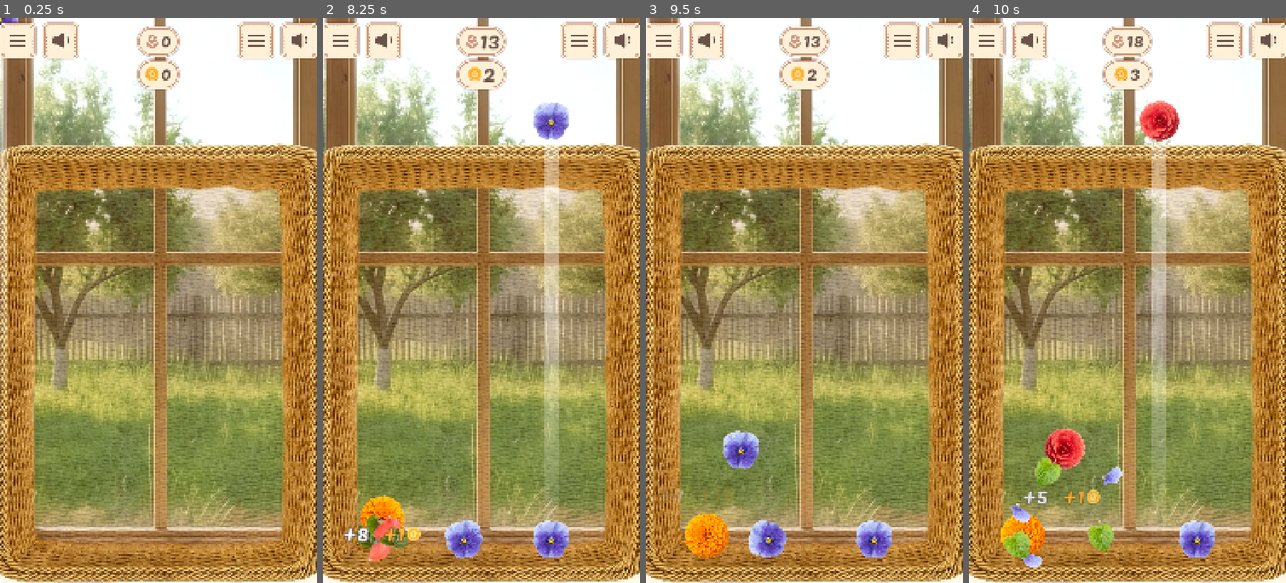
Above: before the commit, frames 1-4 (left to right).
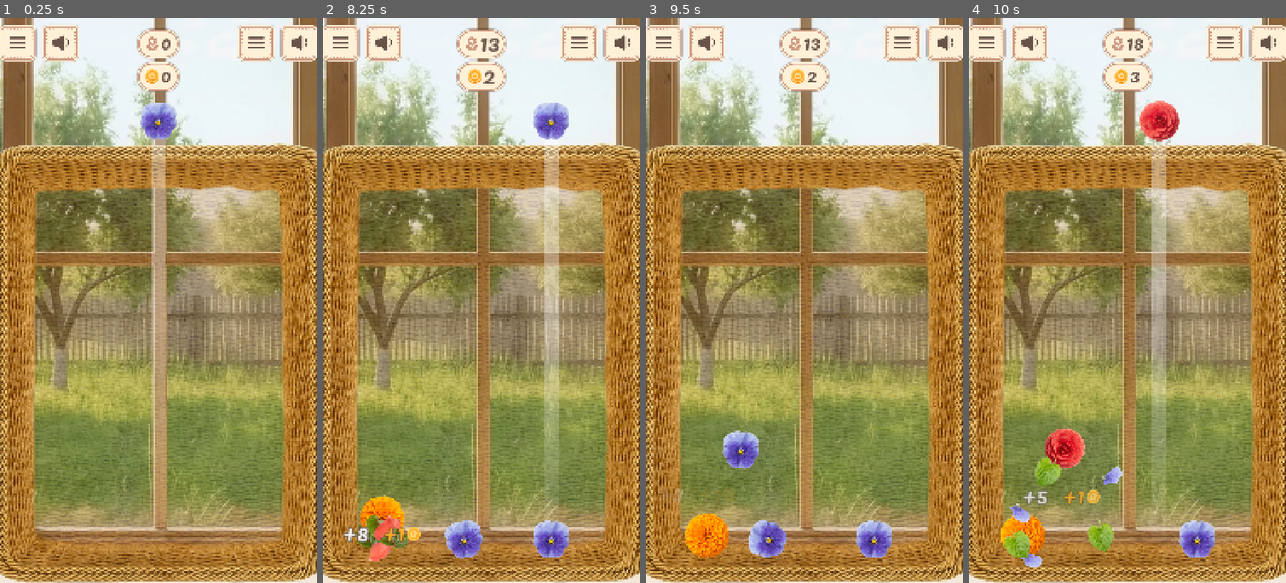
Above: after the commit, the same moments.

Repository: justkuzan/SuikaGame
Game: Godot game, scene res://Core/Level/Level.tscn
Same seed, same stepped clock (60 frames per second), same inputs: the game is played once before the commit and once after it.
Inputs (mouse positions are in pixels of both pictures, inside the frame that each line leads up to):
- Up to frame 1 (0.25 s): no input
- Up to frame 2 (8.25 s): tap Enter at 0.5, 4.25 s; move the mouse to (551, 272) at 0.52 s; press the mouse at (551, 272) at 0.53 s; release the mouse at (551, 272) at 1.25 s; click (383, 40) at 1.27 s; click (342, 40) at 2.02 s; tap Space at 2.75, 5.75 s; move the mouse to (418, 328) at 2.77 s; click (418, 328) at 2.85 s; move the mouse to (513, 176) at 3.52 s; press the mouse at (513, 176) at 3.53 s; move the mouse to (465, 413) at 4.27 s; release the mouse at (465, 413) at 4.28 s; click (465, 413) at 4.35 s; move the mouse to (576, 385) at 5.02 s; press the mouse at (576, 385) at 5.03 s; move the mouse to (386, 215) at 5.77 s; release the mouse at (386, 215) at 5.78 s; click (386, 215) at 5.85 s; move the mouse to (497, 300) at 6.52 s; press the mouse at (497, 300) at 6.53 s; move the mouse to (433, 159) at 7.27 s; release the mouse at (433, 159) at 7.28 s; click (433, 159) at 7.35 s; move the mouse to (551, 272) at 8.02 s; press the mouse at (551, 272) at 8.03 s
- Up to frame 3 (9.5 s): move the mouse to (741, 328) at 8.77 s; release the mouse at (741, 328) at 8.78 s; click (741, 328) at 8.85 s
- Up to frame 4 (10 s): move the mouse to (1159, 176) at 9.52 s; press the mouse at (1159, 176) at 9.53 s

The runs differ from the first frame. In frame 1, 6.4% of the frame differs, in the area x 0-100%, y 0-86%; in frame 2, 2.0%; in frame 3, 2.0%; in frame 4, 2.0%.

Commit message:
Add flower collision sounds and optimize physics triggers
Added physical collision sound (collide) when flowers of different levels hit each other.

Implemented has_collided flag in Flower class to prevent "machine gun" sound effects from a single object.

Integrated velocity threshold in MergeManager to trigger sounds only on significant impacts.

Cleaned up AudioManager logic to handle one-shot sound effects more efficiently.

Diff:
--- a/Core/Level/Level.tscn
+++ b/Core/Level/Level.tscn
@@ -1,14 +1,16 @@
 [gd_scene format=3 uid="uid://d2682g4r85urc"]
 
 [ext_resource type="Script" uid="uid://fp4uuqcr4ycj" path="res://Core/Level/Level.gd" id="1_5iy7f"]
-[ext_resource type="Texture2D" uid="uid://x6g0assjske" path="res://Assets/Sprites/Backgrounds/photo_2026-03-09_12-14-57.jpg" id="3_6o4ui"]
+[ext_resource type="Texture2D" uid="uid://baupwld1duu3w" path="res://Assets/Sprites/Backgrounds/photo_2026-03-09_12-14-57.webp" id="2_bfaga"]
 [ext_resource type="PackedScene" uid="uid://d0rbvn7ybi2sx" path="res://Core/Board/Board.tscn" id="3_sgdpc"]
 [ext_resource type="PackedScene" uid="uid://bgaevyvwgoirs" path="res://Core/Spawner/Spawner.tscn" id="4_xvumq"]
+[ext_resource type="PackedScene" uid="uid://daiia8h0goc0c" path="res://Entities/Flower/Flower.tscn" id="5_uqkfl"]
 [ext_resource type="PackedScene" uid="uid://donyt0ner6305" path="res://Core/WorldEffects/WorldEffects.tscn" id="6_522nl"]
 [ext_resource type="PackedScene" uid="uid://bkjnqum5em45w" path="res://Core/SpawnManager/SpawnManager.tscn" id="7_8t823"]
 [ext_resource type="PackedScene" uid="uid://b5lemwi1ji8b1" path="res://Core/MergeManager/MergeManager.tscn" id="7_13dte"]
 [ext_resource type="PackedScene" uid="uid://wt22gdfc845k" path="res://UI/InGameUI.tscn" id="8_8t823"]
 [ext_resource type="PackedScene" uid="uid://dvk3rdpl0y03s" path="res://Core/MergeEffects/MergeEffects.tscn" id="8_bfaga"]
+[ext_resource type="PackedScene" uid="uid://sbokrpi4fox3" path="res://Core/MergePopUp/MergePopUp.tscn" id="8_wfa2j"]
 [ext_resource type="PackedScene" uid="uid://cs8lsl3mrpaaa" path="res://Core/ScoreManager/ScoreManager.tscn" id="9_4pbvs"]
 [ext_resource type="PackedScene" uid="uid://b3r7vl5nhfrb0" path="res://Core/DebugManager/DebugManager.tscn" id="10_s8yjo"]
 [ext_resource type="Script" uid="uid://tldxv83eax52" path="res://DataClasses/FlowerData.gd" id="11_6o4ui"]
@@ -33,15 +35,19 @@
 [node name="Background" type="Sprite2D" parent="." unique_id=1315821625]
 position = Vector2(589, 915)
 scale = Vector2(3.17, 3.17)
-texture = ExtResource("3_6o4ui")
+texture = ExtResource("2_bfaga")
 
 [node name="Board" parent="." unique_id=219081279 instance=ExtResource("3_sgdpc")]
 
 [node name="Spawner" parent="." unique_id=967311033 node_paths=PackedStringArray("flowers_container", "spawn_controller") instance=ExtResource("4_xvumq")]
+flower_scene = ExtResource("5_uqkfl")
 flowers_container = NodePath("../FlowerContainer")
 spawn_controller = NodePath("../SpawnController")
 
 [node name="MergeHandler" parent="." unique_id=731583569 node_paths=PackedStringArray("flowers_container") instance=ExtResource("7_13dte")]
+flower_scene = ExtResource("5_uqkfl")
+merge_effects_scene = ExtResource("8_bfaga")
+popup_scene = ExtResource("8_wfa2j")
 flowers_container = NodePath("../FlowerContainer")
 
 [node name="FlowerContainer" type="Node2D" parent="." unique_id=1583152697]
--- a/Core/MergeManager/MergeManager.gd
+++ b/Core/MergeManager/MergeManager.gd
@@ -1,19 +1,21 @@
 extends Node2D
 class_name MergeManager
 
-const FLOWER = preload("uid://daiia8h0goc0c")
-const MERGE_EFFECTS = preload("uid://dvk3rdpl0y03s")
-const MERGE_POP_UP = preload("uid://sbokrpi4fox3")
 const SPIN_DIRECTION: Array = [-20.0, 20.0]
 
+@export var flower_scene: PackedScene
+@export var merge_effects_scene: PackedScene
+@export var popup_scene: PackedScene
 @export var flowers_container: Node2D
 
 @onready var pop_up_container: Node2D = %PopUpContainer
 
+var can_play_collide: bool = true
+
 
 func _ready() -> void:
 	SignalBus.flower_collide.connect(on_flower_collide)
-	var warmer = MERGE_EFFECTS.instantiate()
+	var warmer = merge_effects_scene.instantiate()
 	warmer.queue_free()
 
 
@@ -21,20 +23,27 @@
 	if flower_a.is_queued_for_deletion() or flower_b.is_queued_for_deletion():
 		return
 
-	flower_a.queue_free()
-	flower_b.queue_free()
+	if flower_a.flower_data.lvl == flower_b.flower_data.lvl:
+		flower_a.queue_free()
+		flower_b.queue_free()
+		handle_merge_logic.call_deferred(pos, data)
+	else:
+		if not flower_a.has_collided or not flower_b.has_collided:
+			if flower_a.linear_velocity.length() > 100 or flower_b.linear_velocity.length() > 100:
+				AudioManager.play("collide")
 
-	handle_merge_logic.call_deferred(pos, data)
+				flower_a.has_collided = true
+				flower_b.has_collided = true
 
 
 func handle_merge_logic(pos: Vector2, data: FlowerData) -> void:
-	var merge_effects = MERGE_EFFECTS.instantiate() as MergeEffects
+	var merge_effects = merge_effects_scene.instantiate() as MergeEffects
 	add_child(merge_effects)
 	merge_effects.global_position = pos
 
 	if data.next_level != null:
 
-		var new_flower = FLOWER.instantiate() as Flower
+		var new_flower = flower_scene.instantiate() as Flower
 		new_flower.flower_data = data.next_level
 
 		new_flower.global_position = pos
@@ -59,7 +68,7 @@
 
 
 func merge_pop_up_setup(pos, data) -> void:
-	var merge_pop_up = MERGE_POP_UP.instantiate() as MergePopUp
+	var merge_pop_up = popup_scene.instantiate() as MergePopUp
 	pop_up_container.add_child(merge_pop_up)
 	merge_pop_up.global_position = pos
 
--- a/Core/Spawner/Spawner.gd
+++ b/Core/Spawner/Spawner.gd
@@ -1,10 +1,11 @@
 extends Node2D
 class_name Spawner
 
-const FLOWER = preload("uid://daiia8h0goc0c")
+#const FLOWER = preload("uid://daiia8h0goc0c")
 const POS_LIM_MIN: Vector2 = Vector2(110.0, 350.0)
 const POS_LIM_MAX: Vector2 = Vector2(970.0, 350.0)
 
+@export var flower_scene: PackedScene
 @export var flowers_container: Node2D
 @export var spawn_controller: SpawnManager
 
@@ -16,7 +17,7 @@
 
 
 func _ready() -> void:
-	pass
+	update_position()
 
 
 func _input(event: InputEvent) -> void:
@@ -64,7 +65,7 @@
 
 func spawn_flower() -> void:
 	if !flower:
-		var new_flower = FLOWER.instantiate() as Flower
+		var new_flower = flower_scene.instantiate() as Flower
 
 		new_flower.flower_data = next_flower_data
 		new_flower.position = Vector2.ZERO
--- a/Core/WorldEffects/WorldEffects.tscn
+++ b/Core/WorldEffects/WorldEffects.tscn
@@ -19,12 +19,12 @@
 [sub_resource type="Environment" id="Environment_ss586"]
 background_mode = 3
 glow_enabled = true
-glow_intensity = 1.0
+glow_intensity = 1.15
 glow_bloom = 0.15
 adjustment_enabled = true
-adjustment_brightness = 1.05
-adjustment_contrast = 1.05
-adjustment_saturation = 1.05
+adjustment_brightness = 1.01
+adjustment_contrast = 0.975
+adjustment_saturation = 1.15
 
 [node name="WorldEffects" type="CanvasLayer" unique_id=200281979]
 
--- a/Entities/Flower/Flower.gd
+++ b/Entities/Flower/Flower.gd
@@ -7,19 +7,12 @@
 
 @onready var flower_sprite: Sprite2D = $FlowerSprite
 @onready var flower_collision: CollisionShape2D = $FlowerCollision
-@onready var lvl_label: Label = $LvlLabel
+
+var has_collided: bool = false
 
 
 func _ready() -> void:
-	SignalBus.debug_mode_changed.connect(update_label)
 	update_flower()
-
-	var current_level = get_tree().current_scene as Level
-
-	if current_level:
-		update_label(current_level.is_debug_enabled)
-	else:
-		update_label(false)
 
 
 func update_flower() -> void:
@@ -38,15 +31,11 @@
 		mass = flower_data.mass
 
 
-func update_label(mode: bool) -> void:
-	if flower_data:
-		lvl_label.text = "%d" % flower_data.lvl
-
-	lvl_label.visible = mode
-
-
 func _on_body_entered(body: Node) -> void:
 	if body is Flower:
 		if flower_data == body.flower_data:
 			if get_instance_id() > body.get_instance_id():
 				SignalBus.flower_collide.emit(self.global_position, self.flower_data, self, body)
+		else:
+			if get_instance_id() > body.get_instance_id():
+				SignalBus.flower_collide.emit(global_position, flower_data, self, body)
--- a/Entities/Flower/Flower.tscn
+++ b/Entities/Flower/Flower.tscn
@@ -11,14 +11,6 @@
 [sub_resource type="CircleShape2D" id="CircleShape2D_xbxml"]
 resource_local_to_scene = true
 radius = 62.0
-
-[sub_resource type="LabelSettings" id="LabelSettings_hfqmi"]
-font_size = 53
-outline_size = 15
-outline_color = Color(0, 0, 0, 1)
-shadow_size = 27
-shadow_color = Color(0, 0, 0, 0.43400002)
-shadow_offset = Vector2(0, 0)
 
 [node name="Flower" type="RigidBody2D" unique_id=182945636 groups=["flowers"]]
 mass = 0.05
@@ -36,22 +28,4 @@
 [node name="FlowerCollision" type="CollisionShape2D" parent="." unique_id=1621350937]
 shape = SubResource("CircleShape2D_xbxml")
 
-[node name="LvlLabel" type="Label" parent="." unique_id=1094763755]
-visible = false
-anchors_preset = 8
-anchor_left = 0.5
-anchor_top = 0.5
-anchor_right = 0.5
-anchor_bottom = 0.5
-offset_left = -20.0
-offset_top = -11.5
-offset_right = 20.0
-offset_bottom = 11.5
-grow_horizontal = 2
-grow_vertical = 2
-text = "1"
-label_settings = SubResource("LabelSettings_hfqmi")
-horizontal_alignment = 1
-vertical_alignment = 1
-
 [connection signal="body_entered" from="." to="." method="_on_body_entered"]
--- a/Globals/AudioManager/AudioManager.gd
+++ b/Globals/AudioManager/AudioManager.gd
@@ -1,20 +1,31 @@
 extends Node
 
+@onready var drop: AudioStreamPlayer = $Drop
+@onready var collide: AudioStreamPlayer = $Collide
 @onready var merge: AudioStreamPlayer = $Merge
-@onready var drop: AudioStreamPlayer = $Drop
+@onready var coin: AudioStreamPlayer = $Coin
 @onready var music: AudioStreamPlayer = $Music
 @onready var ambience: AudioStreamPlayer = $Ambience
 
 
 func play(sound_name: String) -> void:
 	match sound_name:
+		"drop":
+			drop.pitch_scale = randf_range(0.9, 1.1)
+			drop.play()
+
+		"collide":
+			collide.pitch_scale = randf_range(0.9, 1.1)
+			collide.play()
+
 		"merge":
 			#merge.pitch_scale = randf_range(0.9, 1.1)
 			merge.play()
 
-		"drop":
-			#drop.pitch_scale = randf_range(0.9, 1.1)
-			drop.play()
+		"coin":
+			#coin.pitch_scale = randf_range(0.9, 1.1)
+			#get_tree().create_tween().tween_callback(coin.play).set_delay(0.15)
+			coin.play()
 
 		"music":
 			music.play()
--- a/Globals/AudioManager/AudioManager.tscn
+++ b/Globals/AudioManager/AudioManager.tscn
@@ -3,21 +3,37 @@
 [ext_resource type="Script" uid="uid://b0c25ube4hrwc" path="res://Globals/AudioManager/AudioManager.gd" id="1_il12q"]
 [ext_resource type="AudioStream" uid="uid://rq00xufu16v5" path="res://Assets/Sounds/swosh-04.mp3" id="2_gfrt4"]
 [ext_resource type="AudioStream" uid="uid://djgkiu4rg0a38" path="res://Assets/Sounds/dragon-studio-dry-grass-rustling-478361.mp3" id="2_jhp1h"]
+[ext_resource type="AudioStream" uid="uid://c3r87u8hb2rrd" path="res://Assets/Sounds/grass-collide.ogg" id="3_f4s7p"]
+[ext_resource type="AudioStream" uid="uid://b88djriwn04xa" path="res://Assets/Sounds/Ding.ogg" id="4_ivlit"]
 [ext_resource type="AudioStream" uid="uid://cuaastmrauxg4" path="res://Assets/Sounds/background-music-elegant.ogg" id="4_oi62k"]
 [ext_resource type="AudioStream" uid="uid://f1smnyd43l2n" path="res://Assets/Sounds/background_field.ogg" id="5_ivlit"]
 
 [node name="AudioManager" type="Node" unique_id=226611794]
 script = ExtResource("1_il12q")
 
+[node name="Drop" type="AudioStreamPlayer" parent="." unique_id=42625803]
+stream = ExtResource("2_gfrt4")
+volume_db = -8.0
+max_polyphony = 3
+bus = &"Effects"
+
+[node name="Collide" type="AudioStreamPlayer" parent="." unique_id=793360121]
+stream = ExtResource("3_f4s7p")
+volume_db = -2.0
+pitch_scale = 0.9
+max_polyphony = 4
+bus = &"Effects"
+
 [node name="Merge" type="AudioStreamPlayer" parent="." unique_id=1099357363]
 stream = ExtResource("2_jhp1h")
+volume_db = -4.0
 max_polyphony = 6
 bus = &"Effects"
 
-[node name="Drop" type="AudioStreamPlayer" parent="." unique_id=42625803]
-stream = ExtResource("2_gfrt4")
-volume_db = -1.0
-max_polyphony = 3
+[node name="Coin" type="AudioStreamPlayer" parent="." unique_id=844262331]
+stream = ExtResource("4_ivlit")
+volume_db = -8.0
+max_polyphony = 8
 bus = &"Effects"
 
 [node name="Music" type="AudioStreamPlayer" parent="." unique_id=2122916426]
--- a/UI/InGameUI.tscn
+++ b/UI/InGameUI.tscn
@@ -31,7 +31,7 @@
 offset_bottom = 252.0
 grow_horizontal = 2
 theme_override_constants/margin_left = 8
-theme_override_constants/margin_top = 24
+theme_override_constants/margin_top = 32
 theme_override_constants/margin_right = 8
 theme_override_constants/margin_bottom = 20
 
--- a/project.godot
+++ b/project.godot
@@ -98,4 +98,5 @@
 rendering_device/driver.windows="d3d12"
 renderer/rendering_method="gl_compatibility"
 renderer/rendering_method.mobile="gl_compatibility"
+textures/vram_compression/import_s3tc_bptc=true
 textures/vram_compression/import_etc2_astc=true
Not shown, added: Assets/Sounds/Ding.ogg.import
Not shown, added: Assets/Sounds/grass-collide.ogg.import
Binary file removed: Assets/Sprites/Backgrounds/photo_2026-03-09_12-14-57.jpg
Binary file added: Assets/Sprites/Backgrounds/photo_2026-03-09_12-14-57.webp
Not shown, changed: Assets/Sprites/Backgrounds/photo_2026-03-09_12-14-57.webp.import
Not shown, added: Assets/Sounds/Ding.ogg
Not shown, added: Assets/Sounds/grass-collide.ogg
